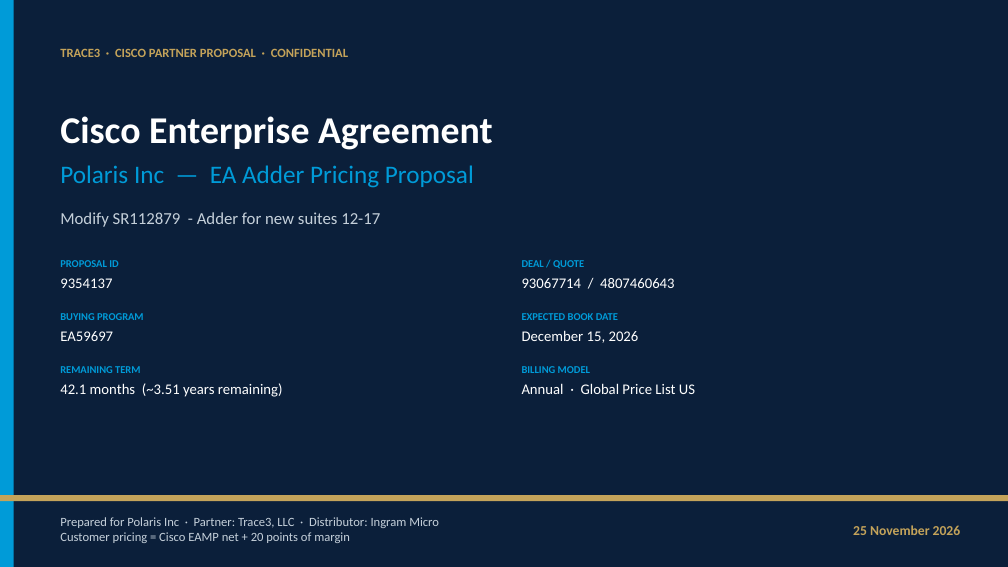
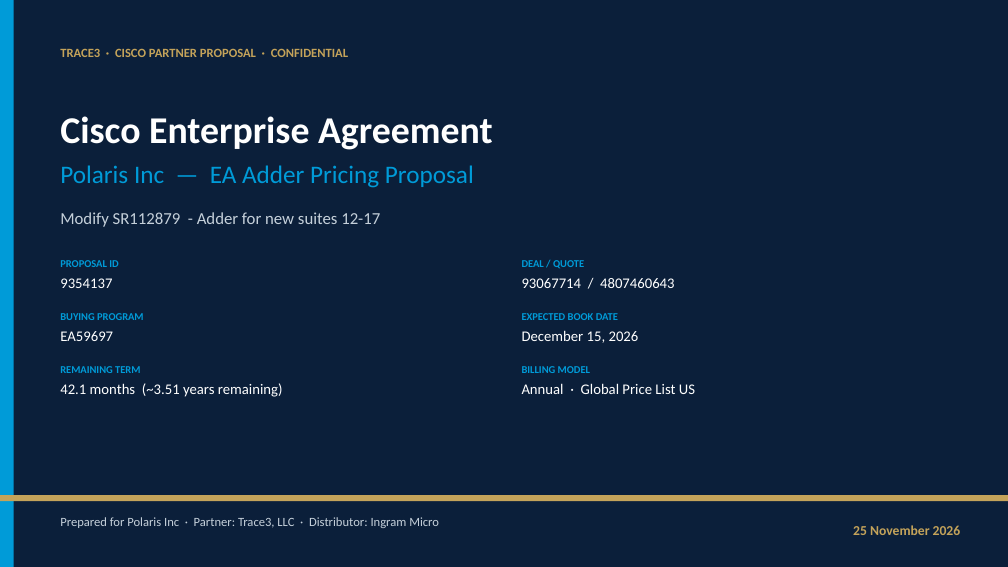
Before and after one commit to chchilds/cxvx, a slide deck: slide 1 of proposals/polaris-ea-9354137/POLARIS_INC_Enterprise_Agreement_Proposal.pptx. Drawn at 1008x567 pixels with LibreOffice and Linux fonts; fonts in the diff are those of the drawing. Boxes give left, top, right and bottom in pixels: in the first picture for what was removed or moved away, otherwise in the second. Text is boxed around its words. In the diff, an @@ line names an element or a change of style, - is before the commit and + after.

```diff
--- a/proposals/polaris-ea-9354137/POLARIS_INC_Enterprise_Agreement_Proposal.pptx
+++ b/proposals/polaris-ea-9354137/POLARIS_INC_Enterprise_Agreement_Proposal.pptx
@@ text at box(60, 517, 439, 528): text changed @@
-Prepared for Polaris Inc · Partner: Trace3, LLC · Distributor: Ingram Micro
-Customer pricing = Cisco EAMP net + 20 points of margin
+Prepared for Polaris Inc · Partner: Trace3, LLC · Distributor: Ingram Micro
```
Also in this commit, not shown: 17 other slides changed, 1 slide removed, 1 other file.
